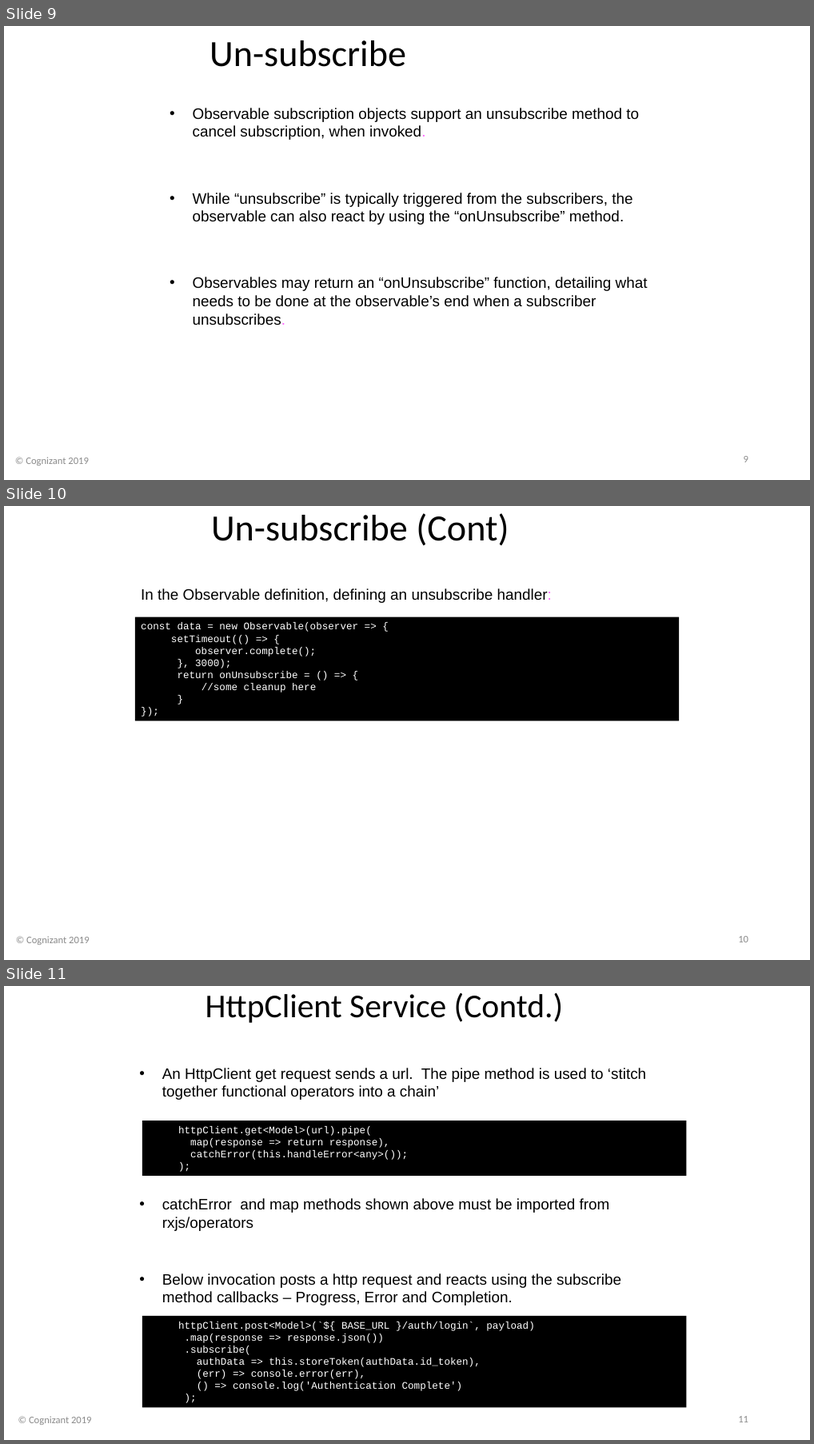
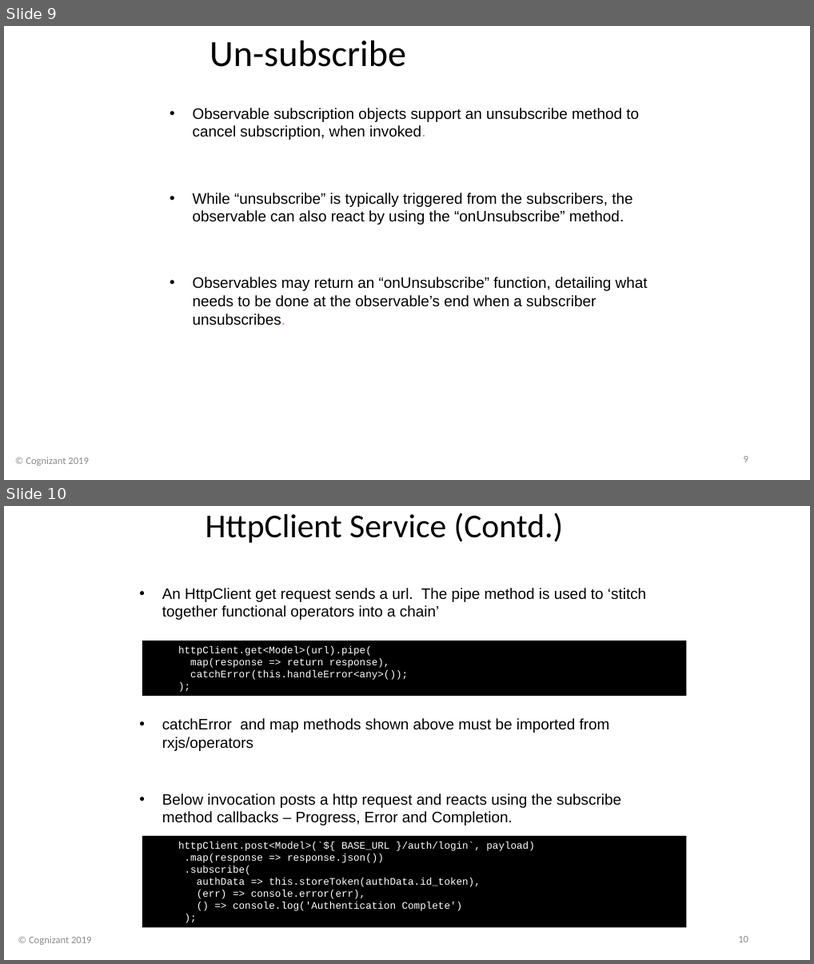
Before and after one commit to davembrownx/PowerPoint-Decks, a slide deck: Angular 8 Day 5 HttpClient, Observables, and Forms.pptx. Shown one above the other, each under a label of ours: slides 9, 10 and 11 before the commit, slides 9 and 10 after it. The pictures are 814x1444 and 814x964 pixels, drawn with LibreOffice and Linux fonts; fonts in the diff are those of the drawing; background and template pictures are left out. Boxes give left, top, right and bottom in pixels: in the first picture for what was removed or moved away, otherwise in the second. Text is boxed around its words. In the diff, an @@ line names an element or a change of style, - is before the commit and + after.

```diff
--- a/Angular 8 Day 5 HttpClient, Observables, and Forms.pptx
+++ b/Angular 8 Day 5 HttpClient, Observables, and Forms.pptx
@@ slide 10 removed at (x1=4, y1=506, x2=810, y2=960), background picture (left out) @@
@@ title removed at (x1=211, y1=513, x2=509, y2=545) @@
-Un-subscribe (Cont)
@@ text removed at (x1=141, y1=588, x2=552, y2=603) @@
-In the Observable definition, defining an unsubscribe handler:
@@ rectangle removed at (x1=135, y1=616, x2=680, y2=720) @@
-const data = new Observable(observer => {
-  setTimeout(() => {
-observer.complete();
-}, 3000);
-return onUnsubscribe = () => {
-//some cleanup here
-}
-});
@@ text removed at (x1=26, y1=936, x2=90, y2=944) @@
-© Cognizant 2019
@@ page number removed at (x1=738, y1=936, x2=749, y2=942) @@
-10
@@ what was slide 11 is now slide 10 @@
@@ page number at (x1=738, y1=936, x2=749, y2=942): text changed @@
-11
+10
```
Also in this commit, not shown: 1 slide changed, 3 other slides removed.
